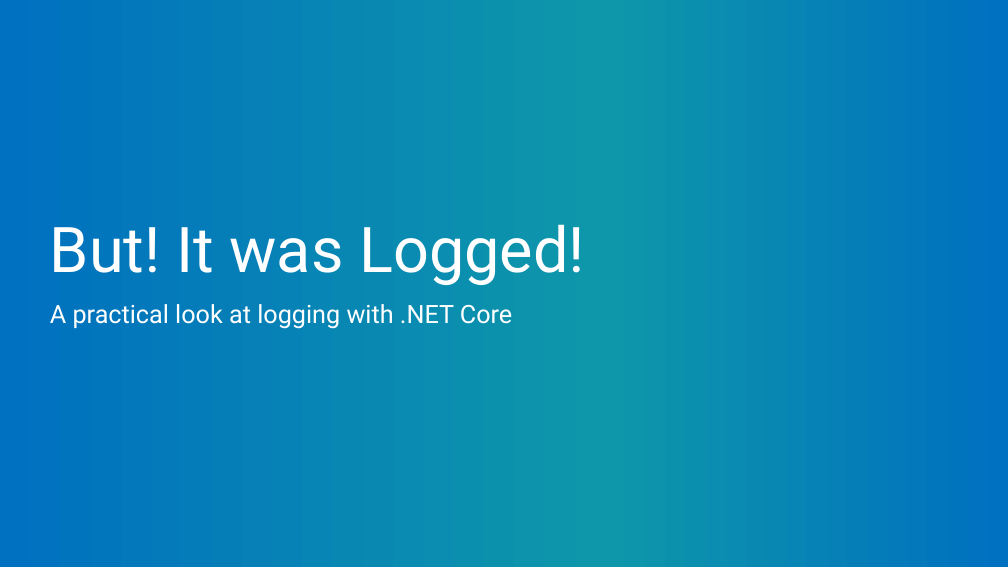
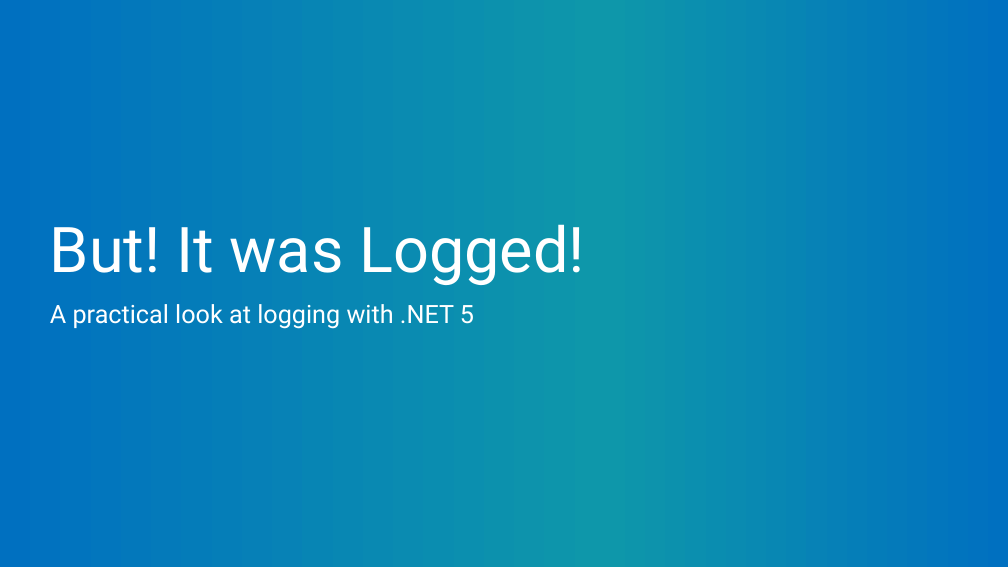
Before and after one commit to mitchelsellers/dotnetcoreloggingdemo, a slide deck: slide 1 of Presentation/But It Was Logged.pptx. Drawn at 1008x567 pixels with LibreOffice and Linux fonts; fonts in the diff are those of the drawing; background and template pictures are left out. Boxes give left, top, right and bottom in pixels: in the first picture for what was removed or moved away, otherwise in the second. Text is boxed around its words. In the diff, an @@ line names an element or a change of style, - is before the commit and + after.

Commit message:
Updated presentation and added correlation id

```diff
--- a/Presentation/But It Was Logged.pptx
+++ b/Presentation/But It Was Logged.pptx
@@ subtitle at [50, 304, 474, 329]: text changed @@
-A practical look at logging with .NET Core
+A practical look at logging with .NET 5
```
Also in this commit, not shown: 4 other files.
